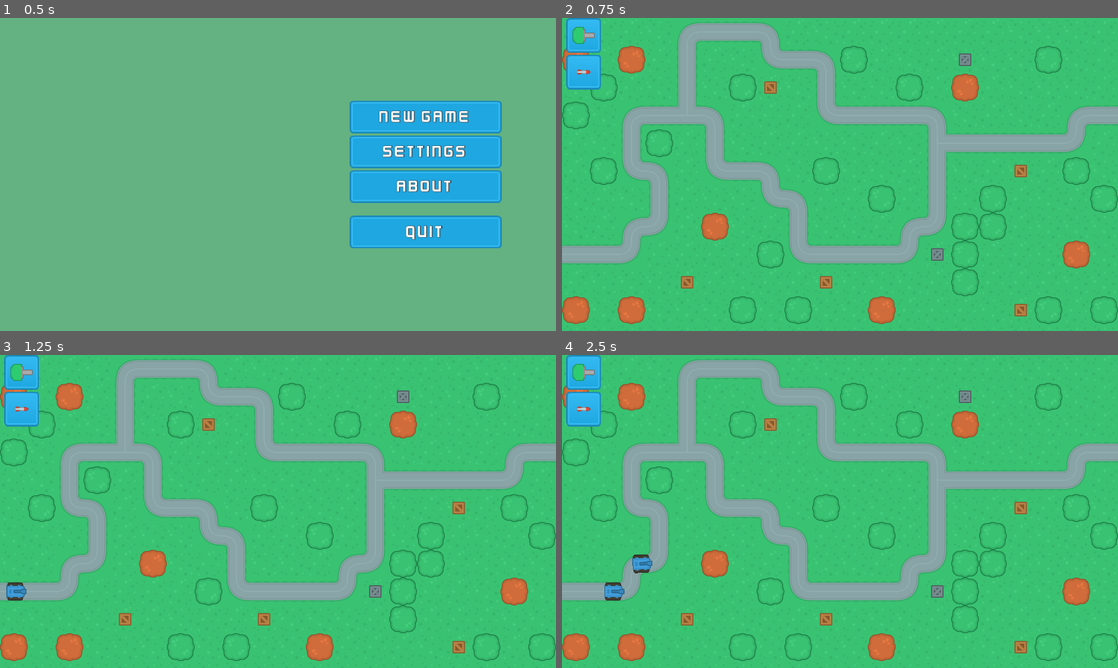
Above: before the commit, frames 1-4 (two rows, left to right).
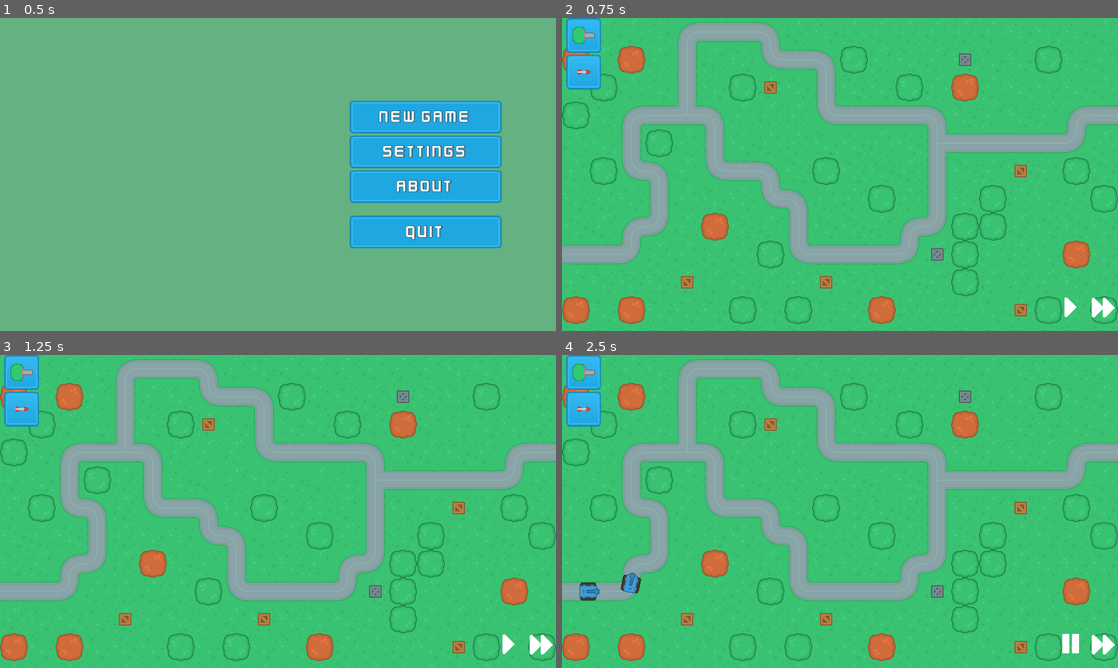
Above: after the commit, the same moments.

Repository: probitie/towerdefence
Game: Godot game, scene res://SceneHandler.tscn
Same seed, same stepped clock (60 frames per second), same inputs: the game is played once before the commit and once after it.
Inputs (mouse positions are in pixels of both pictures, inside the frame that each line leads up to):
- Up to frame 1 (0.5 s): no input
- Up to frame 2 (0.75 s): click "New Game" at 0.5 s
- Up to frame 3 (1.25 s): no input
- Up to frame 4 (2.5 s): click (1067, 642) at 1.27 s; click (1101, 642) at 2.02 s

Frame 1 is identical in both runs. In frame 2, 0.3% of the frame differs, in the area x 90-100%, y 89-96%; in frame 3, 0.4%; in frame 4, 1.1%, in the area x 3-100%, y 63-96%.

Commit message:
pause/speedup buttons

Diff:
--- a/scenes/enemies/BlueTank.tscn
+++ b/scenes/enemies/BlueTank.tscn
@@ -7,6 +7,7 @@
 extents = Vector2( 21, 21 )
 
 [node name="BlueTank" type="PathFollow2D"]
+loop = false
 script = ExtResource( 2 )
 
 [node name="KinematicBody2D" type="KinematicBody2D" parent="."]
--- a/scenes/main/GameScene.gd
+++ b/scenes/main/GameScene.gd
@@ -13,7 +13,6 @@
 	map_node = $Map1
 	for i in get_tree().get_nodes_in_group("build_buttons"):
 		i.connect("pressed", self, "initiate_build_mode", [i.get_name()])
-	start_next_wave()
 
 func _process(delta):
 	if build_mode:
--- a/scenes/main/GameScene.tscn
+++ b/scenes/main/GameScene.tscn
@@ -6,6 +6,9 @@
 [ext_resource path="res://assets/ui/buttons/blue_button12.png" type="Texture" id=4]
 [ext_resource path="res://scenes/main/GameScene.gd" type="Script" id=5]
 [ext_resource path="res://scenes/main/UI.gd" type="Script" id=6]
+[ext_resource path="res://assets/icons/pause.png" type="Texture" id=7]
+[ext_resource path="res://assets/icons/right.png" type="Texture" id=8]
+[ext_resource path="res://assets/icons/fastForward.png" type="Texture" id=9]
 
 [node name="GameScene" type="Node2D"]
 script = ExtResource( 5 )
@@ -16,13 +19,13 @@
 script = ExtResource( 6 )
 
 [node name="HUD" type="Control" parent="UI"]
-margin_right = 40.0
-margin_bottom = 40.0
+anchor_right = 1.0
+anchor_bottom = 1.0
 mouse_filter = 2
 
 [node name="BuildBar" type="VBoxContainer" parent="UI/HUD"]
-margin_right = 40.0
-margin_bottom = 40.0
+margin_right = 100.0
+margin_bottom = 400.0
 rect_min_size = Vector2( 100, 400 )
 
 [node name="Gun" type="TextureButton" parent="UI/HUD/BuildBar" groups=["build_buttons"]]
@@ -65,3 +68,38 @@
 margin_bottom = -10.0
 texture = ExtResource( 3 )
 expand = true
+
+[node name="GameControls" type="HBoxContainer" parent="UI/HUD"]
+anchor_left = 1.0
+anchor_top = 1.0
+anchor_right = 1.0
+anchor_bottom = 1.0
+margin_left = -144.0
+margin_top = -90.0
+margin_right = -20.0
+margin_bottom = -20.0
+
+[node name="PausePlay" type="TextureButton" parent="UI/HUD/GameControls"]
+pause_mode = 2
+margin_right = 70.0
+margin_bottom = 70.0
+rect_min_size = Vector2( 70, 70 )
+size_flags_horizontal = 4
+size_flags_vertical = 4
+toggle_mode = true
+texture_normal = ExtResource( 8 )
+texture_pressed = ExtResource( 7 )
+expand = true
+
+[node name="SpeedUp" type="TextureButton" parent="UI/HUD/GameControls"]
+margin_left = 74.0
+margin_right = 144.0
+margin_bottom = 70.0
+rect_min_size = Vector2( 70, 70 )
+size_flags_horizontal = 4
+size_flags_vertical = 4
+texture_normal = ExtResource( 9 )
+expand = true
+
+[connection signal="pressed" from="UI/HUD/GameControls/PausePlay" to="UI" method="_on_PausePlay_pressed"]
+[connection signal="pressed" from="UI/HUD/GameControls/SpeedUp" to="UI" method="_on_SpeedUp_pressed"]
--- a/scenes/main/UI.gd
+++ b/scenes/main/UI.gd
@@ -29,3 +29,24 @@
 	if($TowerPreview/DragTower.modulate != Color(color)):
 		$TowerPreview/DragTower.modulate = Color(color)
 		$TowerPreview/Sprite.modulate = Color(color)
+
+
+
+##
+## Game Control functions
+##
+func _on_PausePlay_pressed():
+	if get_tree().is_paused():
+		get_tree().paused = false
+	elif get_parent().current_wave == 0:
+		get_parent().current_wave += 1
+		get_parent().start_next_wave()
+	else:
+		get_tree().paused = true
+
+
+func _on_SpeedUp_pressed():
+	if Engine.get_time_scale() == 2.0:
+		Engine.set_time_scale(1.0)
+	else:
+		Engine.set_time_scale(2.0)
Binary file added: assets/icons/fastForward.png
Not shown, added: assets/icons/fastForward.png.import
Binary file added: assets/icons/pause.png
Not shown, added: assets/icons/pause.png.import
Binary file added: assets/icons/right.png
Not shown, added: assets/icons/right.png.import
Not shown: 1 places in scenes/main/GameScene.tscn that only renumber resources
